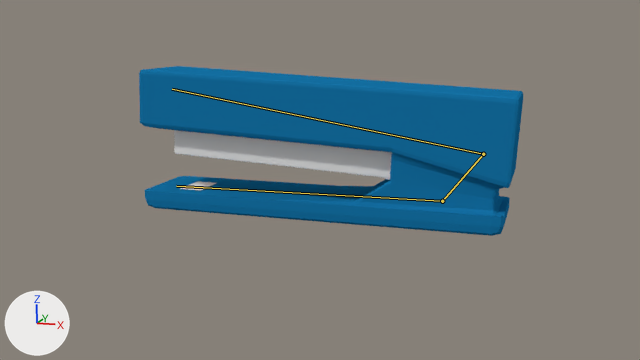
Two versions of the Blender file DesignWorkspace/Blendfiles/Opponents/tacker.blend, one commit apart.
Both versions are drawn from the file's camera 'Camera'. The axes (+X, +Y, +Z) are drawn at lower left. The lights are the same throughout. Both versions are drawn at frame 8 of the action 'ArmatureAction'; the numbers are the values there. The bones that bend it are drawn over the model as lines.
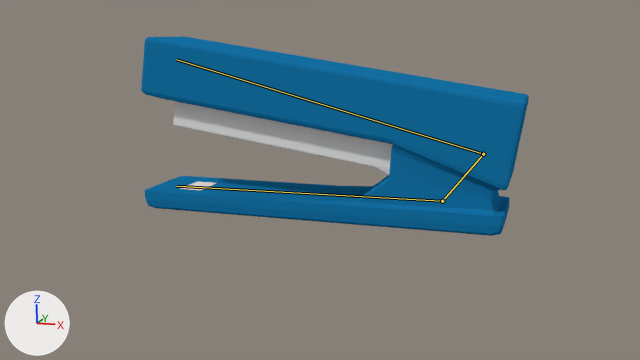
Boxes (x1, y1, x2, y2) around the edits, measured in the pictures (640 x 360 px):
```json
{"object": "Cube", "change": "posed", "before": [139, 66, 523, 236], "after": [141, 36, 529, 236], "on screen": "18% taller"}
{"bone": "Oberer Teil", "before": "(483, 154) to (172, 89)", "after": "(483, 154) to (176, 59)"}
```

Scene script edits in JSON lines:
```json
{"block": "bone_oberer_teil", "where": "bone_oberer_teil = bpy.data.objects['Armature'].pose.bones['Oberer Teil']"}
{"op": "set", "path": "bone_oberer_teil.rotation_quaternion", "old": "(0.999, -0.024, 0.0, 0.0)", "new": "(0.997, -0.072, 0.0, 0.0)", "note": "degrees (-3, 0, 0) -> degrees (-8, 0, 0)"}
```
